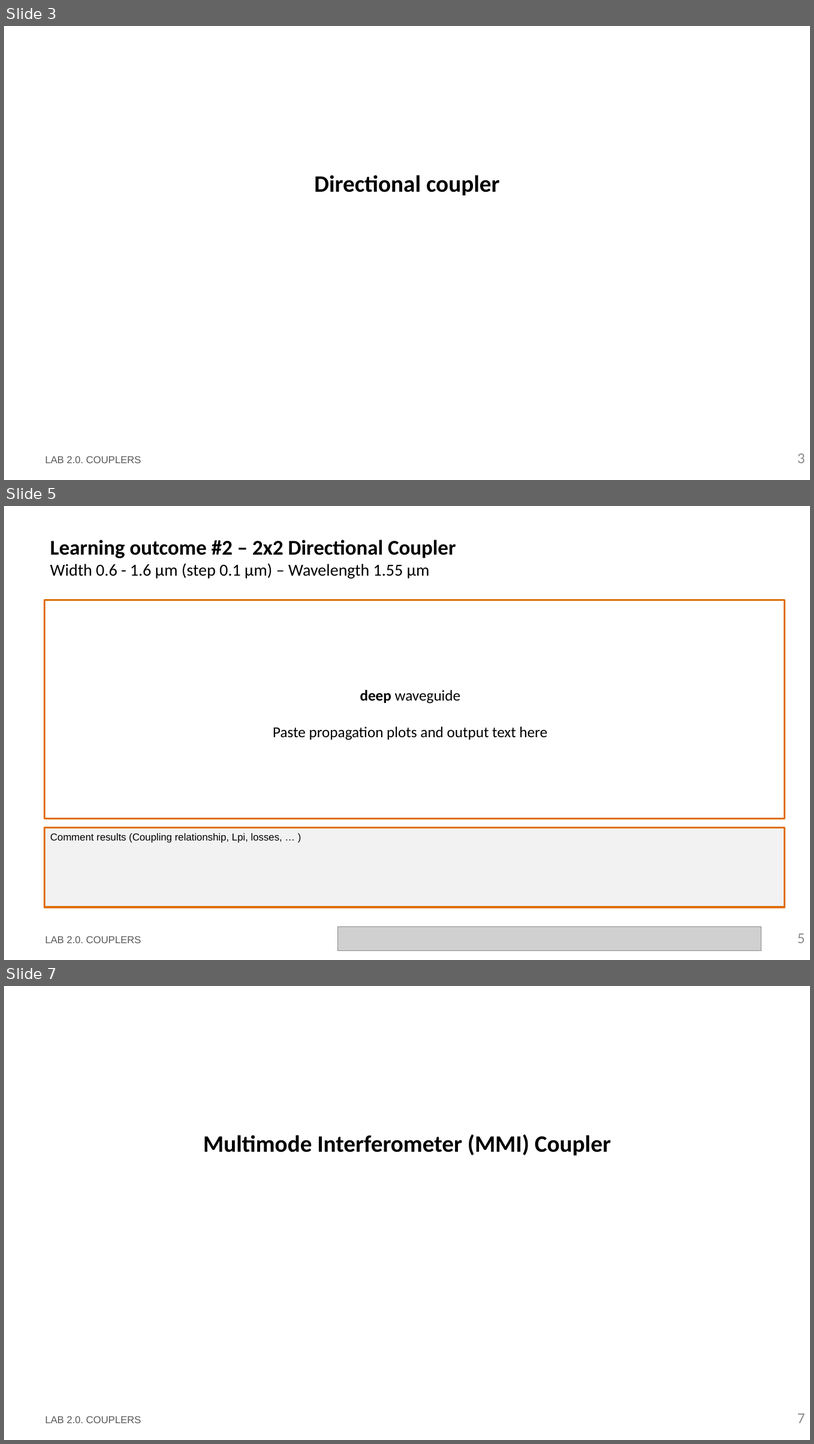
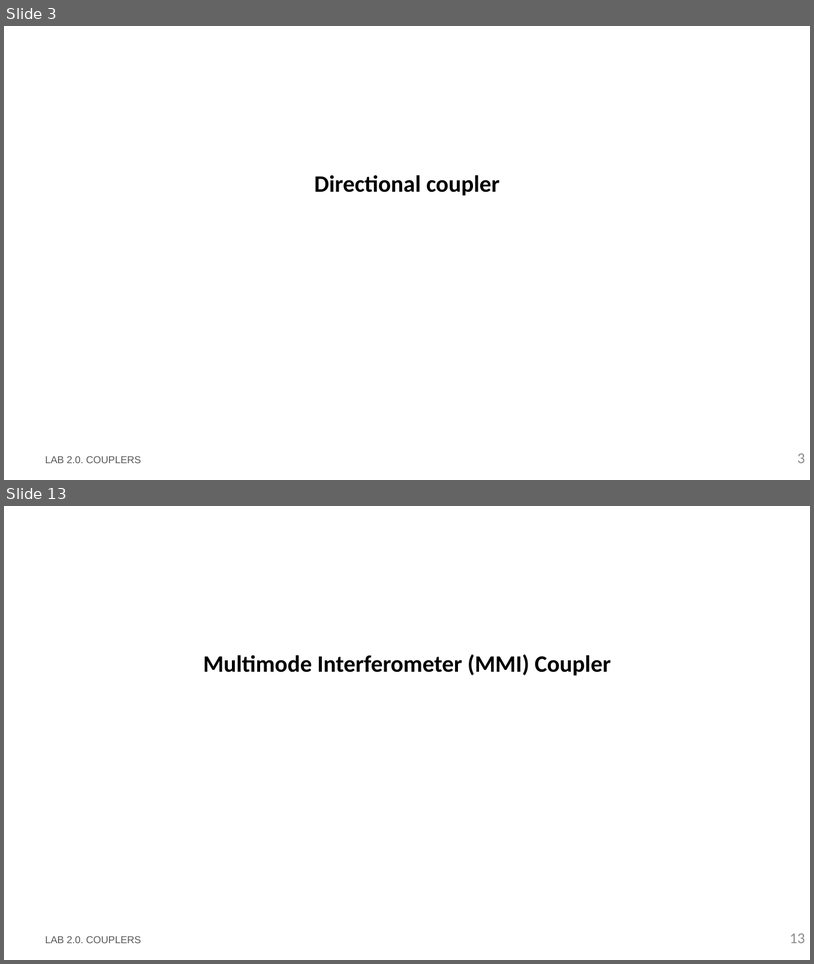
Before and after one commit to mromgar1/pic-upv-lab2, a slide deck: LabBook_20.pptx. Shown one above the other, each under a label of ours: slides 3, 5 and 7 before the commit, slides 3 and 13 after it; the slides between them are not shown. The pictures are 814x1444 and 814x964 pixels, drawn with LibreOffice and Linux fonts; fonts in the diff are those of the drawing; grey boxes stand for pictures; background and template pictures are left out. Boxes give left, top, right and bottom in pixels: in the first picture for what was removed or moved away, otherwise in the second. Text is boxed around its words. In the diff, an @@ line names an element or a change of style, - is before the commit and + after.

```diff
--- a/LabBook_20.pptx
+++ b/LabBook_20.pptx
@@ slide 5 removed at (4,506,810,960), background #FFFFFF @@
@@ title removed at (50,540,456,579) @@
-Learning outcome #2 – 2x2 Directional Coupler
-Width 0.6 - 1.6 µm (step 0.1 µm) – Wavelength 1.55 µm
@@ rectangle removed at (45,600,786,819) @@
@@ text removed at (273,690,548,740) @@
-deep waveguide
-Paste propagation plots and output text here
@@ rectangle removed at (45,828,786,907) @@
-Comment results (Coupling relationship, Lpi, losses, … )
@@ text removed at (45,936,141,943) @@
-LAB 2.0. COUPLERS
@@ picture removed at (338,927,762,951) @@
@@ page number removed at (798,933,806,943) @@
-5
@@ what was slide 7 is now slide 13 @@
@@ page number at (790,933,806,943): text changed @@
-7
+13
```
Also in this commit, not shown: 4 slides changed, 12 slides added, 7 other slides removed, 1 other file.
